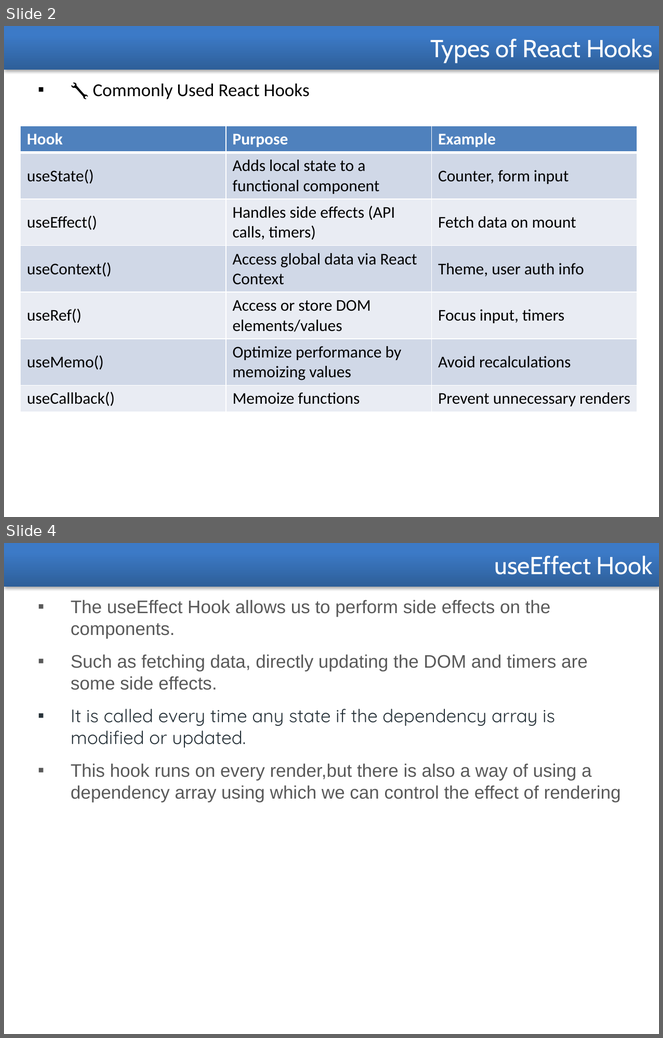
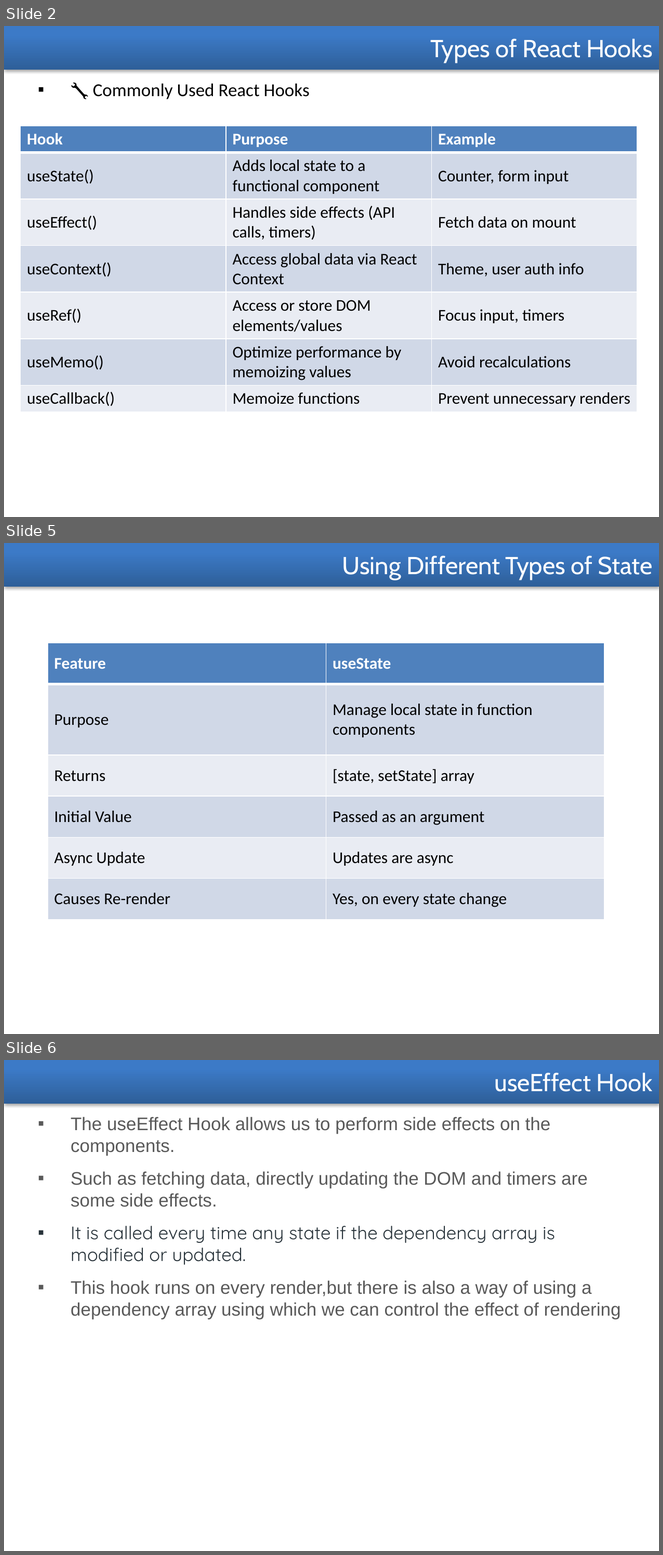
Before and after one commit to santuparsi/React, a slide deck: React-PPT/React-Hooks.pptx. Shown one above the other, each under a label of ours: slides 2 and 4 before the commit, slides 2, 5 and 6 after it; the slides between them are not shown. The pictures are 663x1038 and 663x1555 pixels, drawn with LibreOffice and Linux fonts; fonts in the diff are those of the drawing. Boxes give left, top, right and bottom in pixels: in the first picture for what was removed or moved away, otherwise in the second. Text is boxed around its words. In the diff, an @@ line names an element or a change of style, - is before the commit and + after.

```diff
--- a/React-PPT/React-Hooks.pptx
+++ b/React-PPT/React-Hooks.pptx
@@ slide 5 added at [4,543,659,1034], background #FFFFFF @@
@@ rectangle added at [4,543,659,587], fill gradient #2F5F99 to #3D7CC7 to #3A7CCB, 27 pt, text #FFFFFF @@
+Using Different Types of State
@@ table added at [48,643,605,919], 6 rows, 2 columns @@
+Feature | useState
+Purpose | Manage local state in function components
+Returns | [state, setState] array
+Initial Value | Passed as an argument
+Async Update | Updates are async
+Causes Re-render | Yes, on every state change
@@ what was slide 4 is now slide 6 @@
```
Also in this commit, not shown: 1 slide changed, 1 other slide added, 4 other files.
